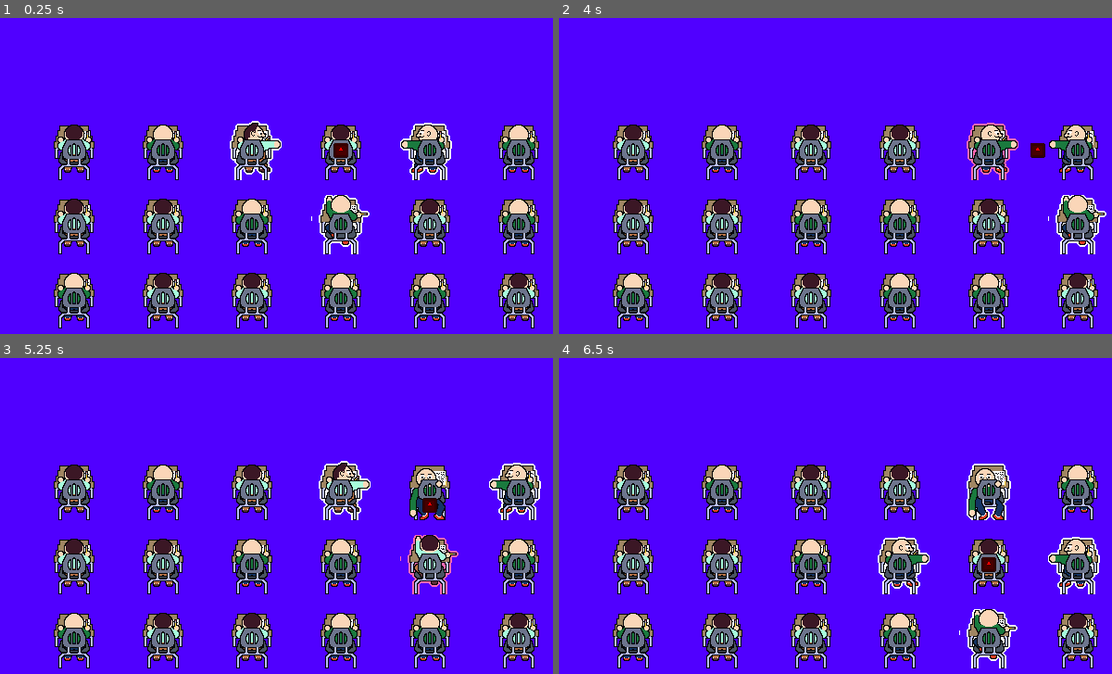
Above: before the commit, frames 1-4 (two rows, left to right).
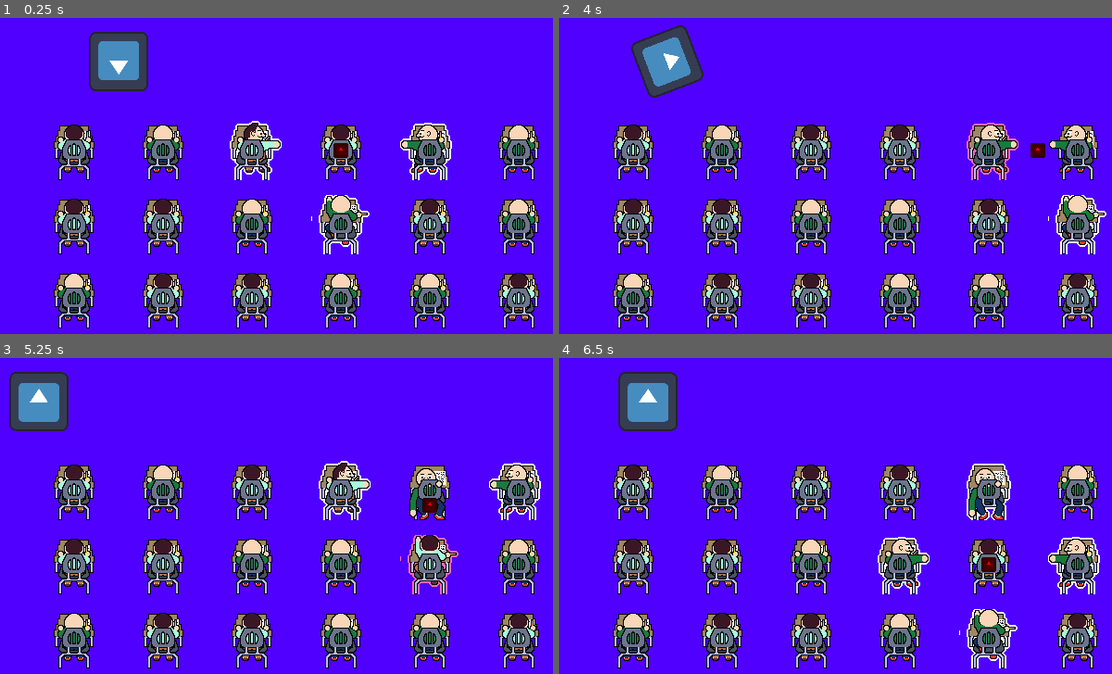
Above: after the commit, the same moments.

Repository: RacBrosGaming/Love-Note
Game: Godot game, scene res://Levels/class_room.tscn
Same seed, same stepped clock (60 frames per second), same inputs: the game is played once before the commit and once after it. The engine's default icon, where the game draws it, is replaced by a stand-in: a white triangle on a blue panel in a dark square.
Inputs (mouse positions are in pixels of both pictures, inside the frame that each line leads up to):
- Up to frame 1 (0.25 s): no input
- Up to frame 2 (4 s): tap Enter at 0.5 s; move the mouse to (630, 150) at 0.52 s; hold Right (right) 0.53-1.28 s; hold Space (select) 0.53-1.28 s; click (630, 150) at 0.67 s; move the mouse to (630, 223) at 1.27 s; hold Down (down) 1.28-2.03 s; tap Space (select) at 1.35, 2.85 s; click (630, 223) at 1.42 s; move the mouse to (630, 299) at 2.02 s; hold Right (right) 2.03-2.78 s; hold Space (select) 2.03-2.78 s; click (630, 299) at 2.17 s; move the mouse to (719, 150) at 2.77 s; hold Up (up) 2.78-3.53 s; click (719, 150) at 2.92 s; move the mouse to (719, 223) at 3.52 s; hold Left (left) from 3.53 s (still down); hold Space (select) from 3.53 s (still down); click (719, 223) at 3.67 s
- Up to frame 3 (5.25 s): move the mouse to (160, 639) at 4.27 s; release Space (select) at 4.28 s; tap Space (select) at 4.35 s; click (160, 639) at 4.42 s; move the mouse to (254, 490) at 5.02 s; release Left (left) at 5.03 s; hold Down (down) from 5.03 s (still down); hold Space (select) from 5.03 s (still down); click (254, 490) at 5.17 s
- Up to frame 4 (6.5 s): move the mouse to (813, 563) at 5.77 s; release Down (down) at 5.78 s; release Space (select) at 5.78 s; hold Right (right) from 5.78 s (still down); tap Space (select) at 5.85 s; click (813, 563) at 5.92 s

The runs differ from the first frame. In frame 1, 2.0% of the frame differs, in the area x 16-27%, y 4-24%; in frame 2, 2.0%; in frame 3, 2.0%; in frame 4, 2.0%.

Commit message:
Adding teacher

Diff:
--- a/Levels/class_room.tscn
+++ b/Levels/class_room.tscn
@@ -1,11 +1,19 @@
-[gd_scene load_steps=5 format=3 uid="uid://bxby0dmjb6vx4"]
+[gd_scene load_steps=8 format=3 uid="uid://bxby0dmjb6vx4"]
 
 [ext_resource type="Script" path="res://Levels/class_room.gd" id="1_o8rf2"]
 [ext_resource type="Script" path="res://Levels/grid.gd" id="2_w7osn"]
 [ext_resource type="Resource" uid="uid://djkfb1tnkc8wv" path="res://Resources/grid_data.tres" id="3_n7on6"]
+[ext_resource type="PackedScene" uid="uid://uyj6biijy682" path="res://Scenes/teacher.tscn" id="4_mgn65"]
 
 [sub_resource type="PlaceholderTexture2D" id="PlaceholderTexture2D_lhpta"]
 size = Vector2(640, 360)
+
+[sub_resource type="WorldBoundaryShape2D" id="WorldBoundaryShape2D_u4oht"]
+normal = Vector2(1, 0)
+
+[sub_resource type="WorldBoundaryShape2D" id="WorldBoundaryShape2D_c25yy"]
+normal = Vector2(-1, 0)
+distance = -640.0
 
 [node name="ClassRoom" type="Node2D"]
 script = ExtResource("1_o8rf2")
@@ -20,3 +28,14 @@
 position = Vector2(16, 96)
 script = ExtResource("2_w7osn")
 grid_data = ExtResource("3_n7on6")
+
+[node name="Teacher" parent="." instance=ExtResource("4_mgn65")]
+position = Vector2(128, 64)
+
+[node name="StaticBody2D" type="StaticBody2D" parent="."]
+
+[node name="CollisionShape2D" type="CollisionShape2D" parent="StaticBody2D"]
+shape = SubResource("WorldBoundaryShape2D_u4oht")
+
+[node name="CollisionShape2D2" type="CollisionShape2D" parent="StaticBody2D"]
+shape = SubResource("WorldBoundaryShape2D_c25yy")
--- a/Scenes/desk.tscn
+++ b/Scenes/desk.tscn
@@ -18,8 +18,9 @@
 shader_parameter/add_margins = false
 shader_parameter/number_of_images = Vector2(1, 1)
 
-[sub_resource type="RectangleShape2D" id="RectangleShape2D_88se1"]
-size = Vector2(64, 64)
+[sub_resource type="CapsuleShape2D" id="CapsuleShape2D_2vob8"]
+radius = 24.0
+height = 64.0
 
 [sub_resource type="Animation" id="Animation_u2rxg"]
 resource_name = "idle"
@@ -61,6 +62,9 @@
 }
 
 [node name="Desk" type="Area2D"]
+collision_layer = 4
+collision_mask = 0
+monitoring = false
 script = ExtResource("1_1pnw8")
 empty_desk = Array[Texture2D]([ExtResource("3_os8td"), ExtResource("3_8dr8v")])
 kids = Array[Texture2D]([ExtResource("4_aw57x"), ExtResource("5_w6nps")])
@@ -71,7 +75,7 @@
 hframes = 7
 
 [node name="CollisionShape2D" type="CollisionShape2D" parent="."]
-shape = SubResource("RectangleShape2D_88se1")
+shape = SubResource("CapsuleShape2D_2vob8")
 
 [node name="AnimationPlayer" type="AnimationPlayer" parent="."]
 libraries = {
--- a/Scenes/note.gd
+++ b/Scenes/note.gd
@@ -1,4 +1,4 @@
-extends Node2D
+extends Area2D
 class_name Note
 
 var starting_position: Vector2
@@ -23,7 +23,6 @@
 	grid_data = p_grid_data
 	return self
 
-# Called when the node enters the scene tree for the first time.
 func _ready() -> void:
 	position = starting_position
 
@@ -38,17 +37,14 @@
 	if event.is_action_pressed("select"):
 		move()
 
-# Called every frame. 'delta' is the elapsed time since the previous frame.
-func _process(_delta: float) -> void:
-	pass
-
 func _physics_process(_delta: float) -> void:
 	if !moving && !last_position.is_equal_approx(position):
 		ray_cast_2d.enabled = true
 		check_neaby_desks()
 		current_desk = get_nearby_desk(Vector2i.ZERO)
 		current_direction = Vector2i.ZERO
-		current_desk.direction = current_direction
+		if is_instance_valid(current_desk):
+			current_desk.direction = current_direction
 		last_position = position
 		ray_cast_2d.enabled = false
 
--- a/Scenes/note.tscn
+++ b/Scenes/note.tscn
@@ -1,9 +1,12 @@
-[gd_scene load_steps=3 format=3 uid="uid://bfm8erjc3dj7d"]
+[gd_scene load_steps=4 format=3 uid="uid://bfm8erjc3dj7d"]
 
 [ext_resource type="Texture2D" uid="uid://dv3jd0yxwm63m" path="res://icon.svg" id="1_2w2hg"]
 [ext_resource type="Script" path="res://Scenes/note.gd" id="1_mlrsy"]
 
-[node name="Note" type="Node2D"]
+[sub_resource type="CircleShape2D" id="CircleShape2D_lskc2"]
+
+[node name="Note" type="Area2D"]
+monitoring = false
 script = ExtResource("1_mlrsy")
 
 [node name="Sprite2D" type="Sprite2D" parent="."]
@@ -14,5 +17,9 @@
 [node name="RayCast2D" type="RayCast2D" parent="."]
 enabled = false
 target_position = Vector2(0, 0)
+collision_mask = 4
 collide_with_areas = true
 collide_with_bodies = false
+
+[node name="CollisionShape2D" type="CollisionShape2D" parent="."]
+shape = SubResource("CircleShape2D_lskc2")
--- /dev/null
+++ b/Scenes/teacher.gd
@@ -0,0 +1,94 @@
+extends CharacterBody2D
+
+@onready var ray_cast_2d: RayCast2D = $RayCast2D
+@onready var eyes: Area2D = $Eyes
+@onready var move_timer: Timer = $MoveTimer
+@onready var turn_around_timer: Timer = $TurnAroundTimer
+
+var look_for_note := false
+var last_note_position := Vector2.ZERO
+var direction := Vector2.RIGHT
+var lerp_direction := direction
+var note: Note
+var moving := false
+var facing_desks := false
+var turn_smoothing := 5.0
+
+func _ready() -> void:
+	eyes.area_entered.connect(_on_eyes_area_entered)
+	eyes.area_exited.connect(_on_eyes_area_exited)
+	move_timer.timeout.connect(_on_move_timer_timeout)
+	turn_around_timer.timeout.connect(_on_turn_around_timer_timeout)
+	turn_around_timer.start(randf_range(2.0, 5.0))
+	rotate(PI)
+
+func _physics_process(delta: float) -> void:
+	if moving:
+		var collider := move_and_collide(direction)
+		if is_instance_valid(collider):
+			direction = -direction
+		if look_for_note && is_instance_valid(note) && !note.global_position.is_equal_approx(last_note_position):
+			last_note_position = note.global_position
+			print(note_visible(note.global_position))
+	var from := rotation
+	var to := 0.0
+	var weight := turn_smoothing * delta
+	if facing_desks:
+		if lerp_direction == Vector2.RIGHT:
+			rotation = clockwise_lerp_angle(from, to, weight)
+		else:
+			rotation = counter_clockwise_lerp_angle(from, to, weight)
+	else:
+		to = PI
+		if direction == Vector2.LEFT:
+			rotation = clockwise_lerp_angle(from, to, weight)
+		else:
+			rotation = counter_clockwise_lerp_angle(from, to, weight)
+
+func counter_clockwise_lerp_angle(from: float, to: float, weight: float) -> float:
+	var distance := fposmod(to - from, -TAU)
+	return from + distance * weight
+
+func clockwise_lerp_angle(from: float, to: float, weight: float) -> float:
+	var distance := fposmod(to - from, TAU)
+	return from + distance * weight
+
+func note_visible(target_position: Vector2) -> bool:
+	var note: Note
+	ray_cast_2d.target_position = target_position - ray_cast_2d.global_position
+	ray_cast_2d.force_raycast_update()
+	if ray_cast_2d.is_colliding():
+		note = ray_cast_2d.get_collider() as Note
+	return is_instance_valid(note)
+
+func _on_eyes_area_entered(area: Area2D) -> void:
+	if area is Note:
+		note = area
+		look_for_note = true
+		ray_cast_2d.enabled = true
+
+
+func _on_eyes_area_exited(area: Area2D) -> void:
+	if area is Note:
+		note = null
+		look_for_note = false
+		ray_cast_2d.enabled = false
+
+
+func _on_move_timer_timeout() -> void:
+	moving = false
+	facing_desks = false
+	#rotate(PI)
+	turn_around_timer.start(randf_range(2.0, 5.0))
+
+func _on_turn_around_timer_timeout() -> void:
+	#rotate(PI)
+	facing_desks = true
+	moving = true
+	if moving:
+		move_timer.start(randf_range(2.0, 5.0))
+		if randi_range(0, 1) == 0:
+			direction = -direction
+		lerp_direction = direction
+	else:
+		turn_around_timer.start(randf_range(2.0, 5.0))
--- /dev/null
+++ b/Scenes/teacher.tscn
@@ -0,0 +1,35 @@
+[gd_scene load_steps=4 format=3 uid="uid://uyj6biijy682"]
+
+[ext_resource type="Texture2D" uid="uid://dv3jd0yxwm63m" path="res://icon.svg" id="1_06p43"]
+[ext_resource type="Script" path="res://Scenes/teacher.gd" id="1_hblwe"]
+
+[sub_resource type="CircleShape2D" id="CircleShape2D_c2hms"]
+radius = 32.0
+
+[node name="Teacher" type="CharacterBody2D"]
+script = ExtResource("1_hblwe")
+
+[node name="Sprite2D" type="Sprite2D" parent="."]
+scale = Vector2(0.5, 0.5)
+texture = ExtResource("1_06p43")
+
+[node name="CollisionShape2D" type="CollisionShape2D" parent="."]
+shape = SubResource("CircleShape2D_c2hms")
+
+[node name="Eyes" type="Area2D" parent="."]
+collision_layer = 2
+
+[node name="CollisionPolygon2D" type="CollisionPolygon2D" parent="Eyes"]
+polygon = PackedVector2Array(0, 0, -168, 192, -128, 224, -64, 248, 0, 256, 64, 248, 128, 224, 168, 192)
+
+[node name="RayCast2D" type="RayCast2D" parent="."]
+target_position = Vector2(0, 256)
+collision_mask = 5
+collide_with_areas = true
+collide_with_bodies = false
+
+[node name="MoveTimer" type="Timer" parent="."]
+one_shot = true
+
+[node name="TurnAroundTimer" type="Timer" parent="."]
+one_shot = true
--- a/project.godot
+++ b/project.godot
@@ -62,6 +62,12 @@
 ]
 }
 
+[layer_names]
+
+2d_physics/layer_1="player"
+2d_physics/layer_2="teacher"
+2d_physics/layer_3="desk"
+
 [rendering]
 
 textures/canvas_textures/default_texture_filter=0
